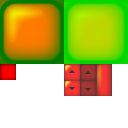
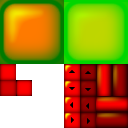
Comparing the layer stacks of the two 128 x 128 images. Changes:
"Scroll": opacity 80% → 100% over (64, 64, 128, 128)
painted on "SmallWeakShine" over (81, 98, 88, 122)
painted on "SmallShine" over (65, 97, 72, 121)
painted on "Arrows" over (70, 102, 90, 124)
painted on "Buttons" over (64, 96, 96, 128)
added layer "KnobShineH" (addition, 57%) in group "Scroll" over (97, 97, 126, 119)
renamed "KnobShine" to "KnobShineV", painted on it over (97, 65, 119, 94)
"KnobFade": opacity 45% → 75%, painted on it over (96, 64, 128, 128)
renamed "VerticalKnob" to "Knob", painted on it over (96, 64, 128, 128)
added layer "TextboxNotFocused" above "TextboxFocused" over (0, 80, 16, 96)
added layer "TextboxFocused" above "StandardPanel" over (16, 80, 32, 96)
